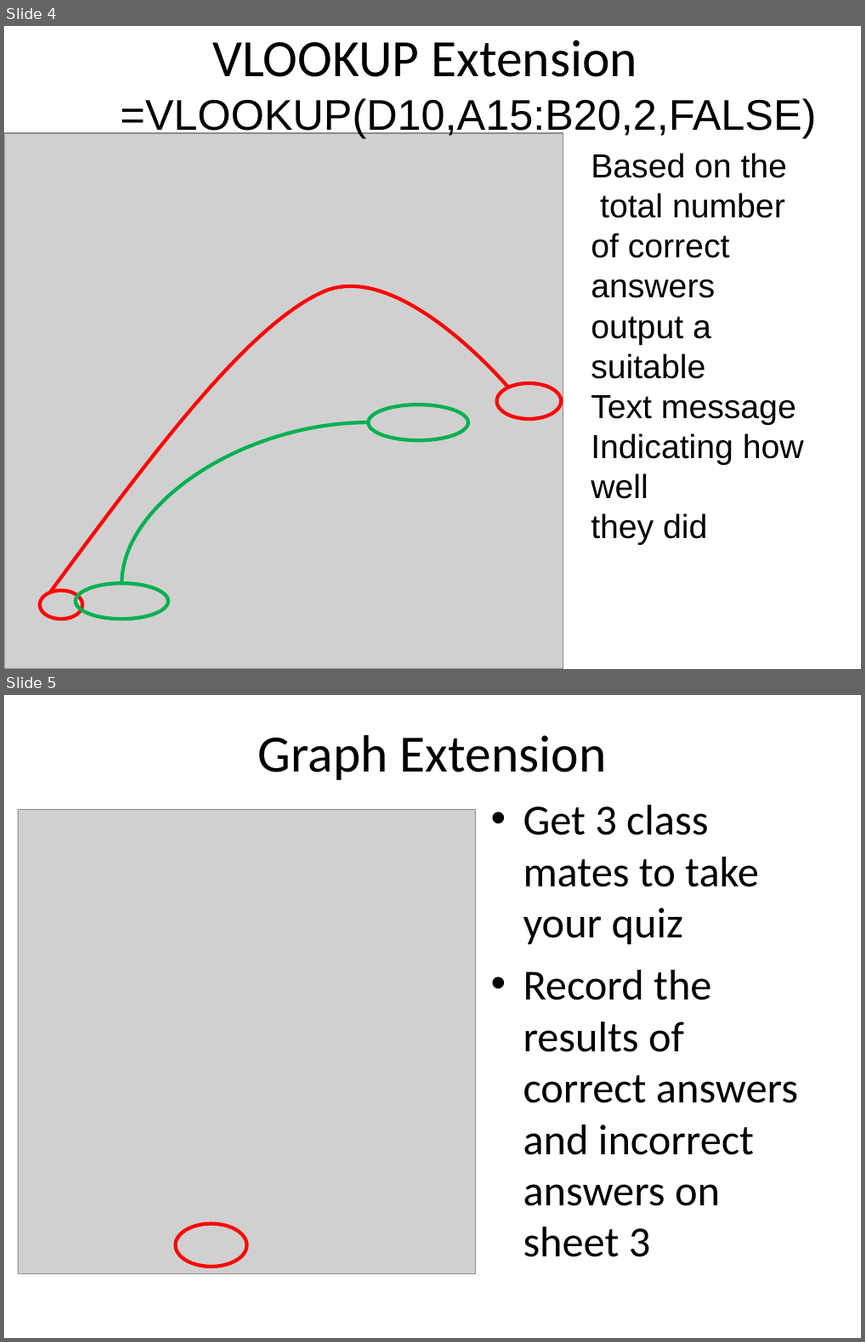
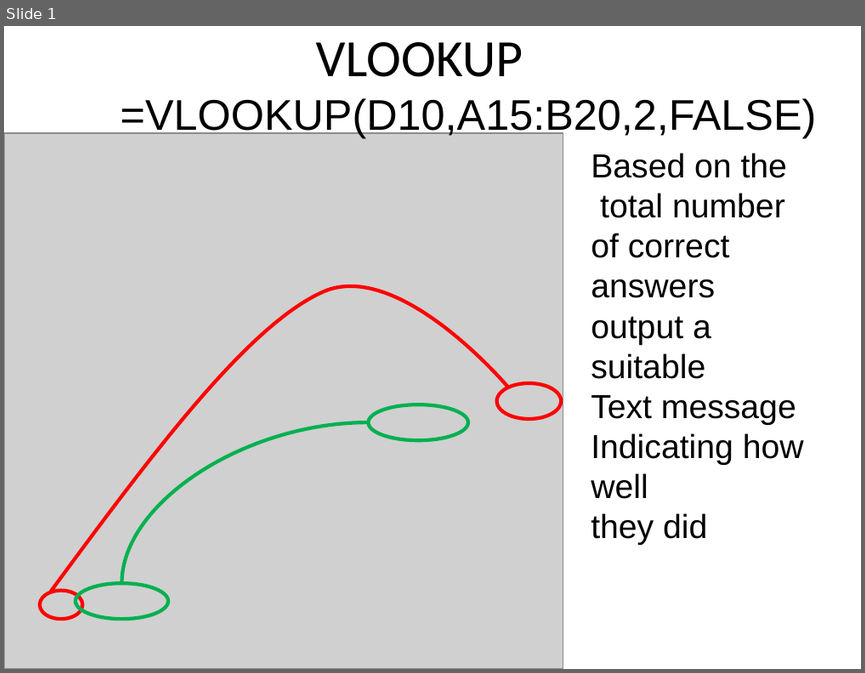
Before and after one commit to scockram/paulcockram7.github.io, a slide deck: 05vlookup/vlookup_intro.ppt. Shown one above the other, each under a label of ours: slides 4 and 5 before the commit, slide 1 after it. The pictures are 865x1342 and 865x673 pixels, drawn with LibreOffice and Linux fonts; fonts in the diff are those of the drawing; grey boxes stand for pictures. Boxes give left, top, right and bottom in pixels: in the first picture for what was removed or moved away, otherwise in the second. Text is boxed around its words. In the diff, an @@ line names an element or a change of style, - is before the commit and + after.

Commit message:
u[pdated vlookup
Former-commit-id: c009132c4ba0f7f4a752a5b41def80a5932ae558

```diff
--- a/05vlookup/vlookup_intro.ppt
+++ b/05vlookup/vlookup_intro.ppt
@@ slide 5 removed at [4,695,861,1338], background #FFFFFF @@
@@ title removed at [258,735,607,780] @@
-Graph Extension
@@ picture removed at [18,809,475,1273] @@
@@ text removed at [523,805,798,1257] @@
-• Get 3 class mates to take your quiz
-• Record the results of correct answers and incorrect answers on sheet 3
@@ ellipse removed at [176,1224,246,1266] @@
@@ what was slide 4 is now slide 1 @@
@@ slide 1 changed as well @@
@@ title at [316,42,522,77]: text changed @@
-VLOOKUP Extension
+VLOOKUP
```
Also in this commit, not shown: 9 other slides removed, 1 other file.
